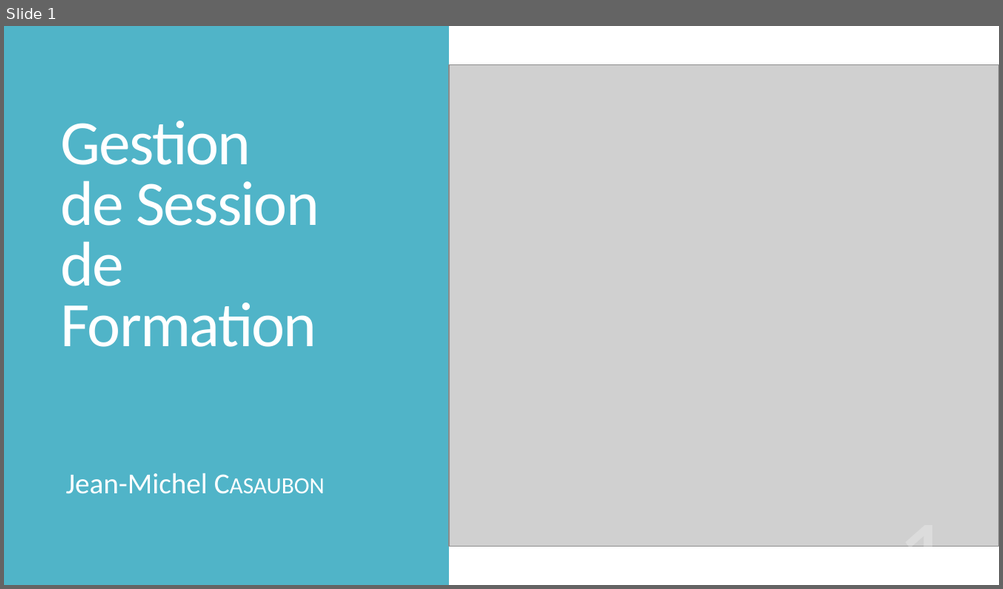
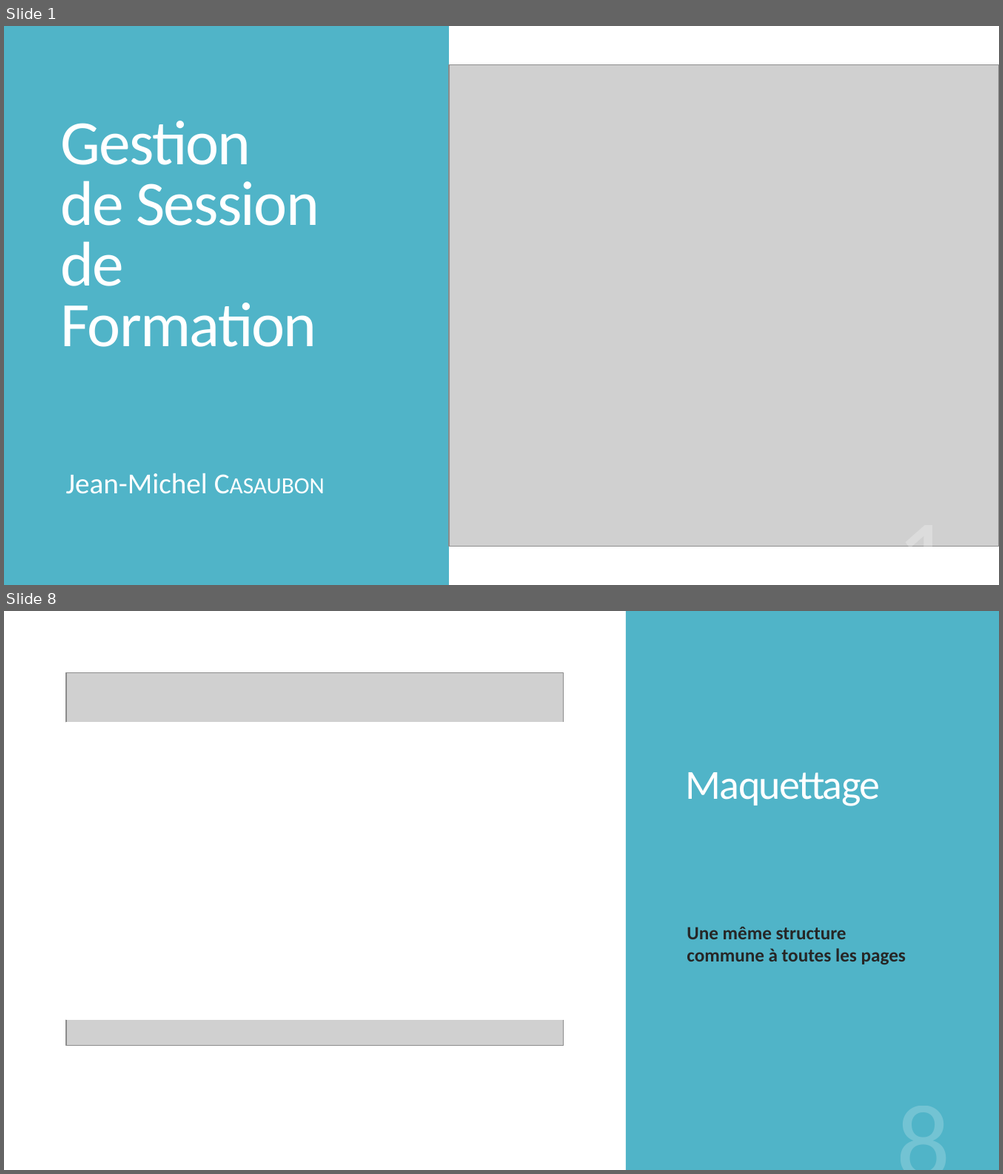
Before and after one commit to jmcasaubon/ProjGestSessForm, a slide deck: design/Présentation GSF.pptx. Shown one above the other, each under a label of ours: slide 1 before the commit, slides 1 and 8 after it; the slides between them are not shown. The pictures are 1003x589 and 1003x1174 pixels, drawn with LibreOffice and Linux fonts; fonts in the diff are those of the drawing; grey boxes stand for pictures. Boxes give left, top, right and bottom in pixels: in the first picture for what was removed or moved away, otherwise in the second. Text is boxed around its words. In the diff, an @@ line names an element or a change of style, - is before the commit and + after.

```diff
--- a/design/Présentation GSF.pptx
+++ b/design/Présentation GSF.pptx
@@ slide 8 added at (4, 611, 999, 1170), background #FFFFFF @@
@@ rectangle added at (626, 611, 999, 1170), fill #50B4C8 @@
@@ picture added at (66, 673, 563, 1046) @@
@@ rectangle added at (66, 723, 563, 1020), fill #FFFFFF, outline #FFFFFF 1 pt @@
@@ title added at (686, 772, 879, 806), 40 pt, text #FFFFFF @@
+Maquettage
@@ text added at (686, 927, 905, 965), 18 pt, text #262626, bold @@
+Une même structure
+commune à toutes les pages
@@ page number added at (719, 1091, 958, 1170), 103 pt, text #FFFFFF at 20% opacity @@
+8
```
Also in this commit, not shown: 3 slides changed, 22 other slides added, 3 other files.
